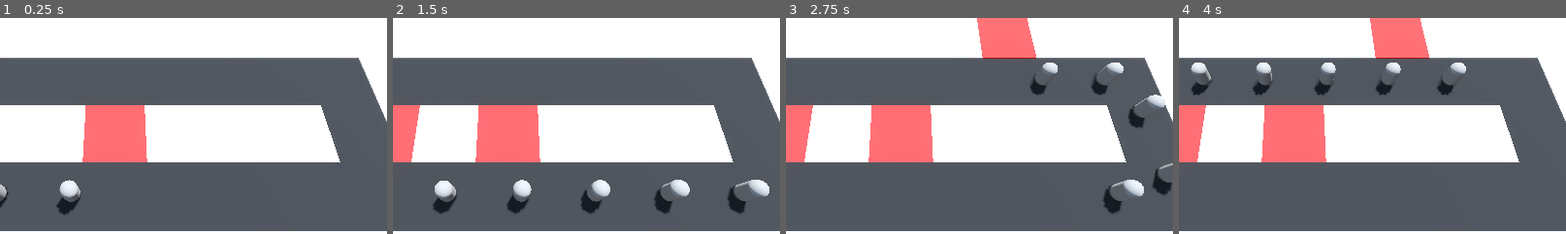
Above: before the commit, frames 1-4 (left to right).
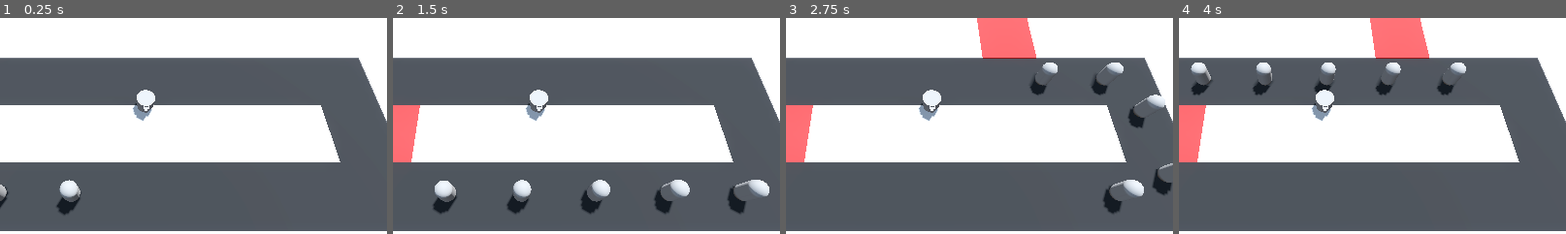
Above: after the commit, the same moments.

Repository: sushant102004/Barbarian-Tower-Defense-Game
Game: Godot game, scene res://Scenes/BaseLevel.tscn
Two runs of this game, one before a commit and one after it. Both use one fixed random seed, a clock stepped at 60 frames per second and the inputs below. The project has no main scene, so this scene is started directly.
Inputs (mouse positions are % of the whole screen's width and height, from its top left):
- Up to frame 1 (0.25 s): no input
- Up to frame 2 (1.5 s): move the mouse to (72, 45) at 0.52 s; press the mouse at (72, 45) at 0.53 s; move the mouse to (30, 55) at 1.27 s; release the mouse at (30, 55) at 1.28 s; click (30, 55) at 1.35 s
- Up to frame 3 (2.75 s): move the mouse to (60, 28) at 2.02 s; press the mouse at (60, 28) at 2.03 s
- Up to frame 4 (4 s): move the mouse to (45, 70) at 2.77 s; release the mouse at (45, 70) at 2.78 s; click (45, 70) at 2.85 s; move the mouse to (80, 65) at 3.52 s; press the mouse at (80, 65) at 3.53 s
The pictures show only the part of the screen within x 35-85%, y 26-76%; the shares and areas given below are measured in that part.

The runs differ from the first frame. In frame 1, 4.6% of the frame differs, in the area x 21-41%, y 33-67%; in frame 2, 4.6%; in frame 3, 4.6%; in frame 4, 4.6%.

Commit message:
added: mouse clicks input & turret tower instantiate

Diff:
--- a/Scenes/BaseLevel.tscn
+++ b/Scenes/BaseLevel.tscn
@@ -1,9 +1,11 @@
-[gd_scene load_steps=10 format=3 uid="uid://mfu7mp73nbk3"]
+[gd_scene load_steps=12 format=3 uid="uid://mfu7mp73nbk3"]
 
 [ext_resource type="PackedScene" uid="uid://c5cggbhjhbeca" path="res://Scenes/ray_picker_camera.tscn" id="1_eqqv8"]
 [ext_resource type="MeshLibrary" uid="uid://cxjnuf1bdu6d1" path="res://MeshLibrary/SpaceLibrary.tres" id="1_flhrr"]
 [ext_resource type="PackedScene" uid="uid://c63bwcchio3ny" path="res://Scenes/enemy.tscn" id="2_hqm3o"]
 [ext_resource type="PackedScene" uid="uid://b3e2wpbf3hhpu" path="res://Scenes/base.tscn" id="3_m1yhr"]
+[ext_resource type="Script" path="res://Scenes/turret_manager.gd" id="5_pc30r"]
+[ext_resource type="PackedScene" uid="uid://bt7ahbg0cgvs5" path="res://Scenes/turret.tscn" id="6_an2dp"]
 
 [sub_resource type="ProceduralSkyMaterial" id="ProceduralSkyMaterial_2n4vu"]
 sky_horizon_color = Color(0.64625, 0.65575, 0.67075, 1)
@@ -81,11 +83,15 @@
 progress = 8.62414
 
 [node name="Enemy4" parent="Path3D" instance=ExtResource("2_hqm3o")]
-transform = Transform3D(0.00239415, 0, -0.999997, 0, 1, 0, 0.999997, 0, 0.00239415, -12.0638, 0, 5.96903)
+transform = Transform3D(0.00239403, 0, -0.999997, 0, 1, 0, 0.999997, 0, 0.00239403, -12.0639, 0, 5.96903)
 progress = 12.9362
 
 [node name="Enemy5" parent="Path3D" instance=ExtResource("2_hqm3o")]
-transform = Transform3D(0.00239403, 0, -0.999997, 0, 1, 0, 0.999997, 0, 0.00239403, -7.75176, 0, 5.9587)
+transform = Transform3D(0.00239415, 0, -0.999997, 0, 1, 0, 0.999997, 0, 0.00239415, -7.75175, 0, 5.9587)
 progress = 17.2483
 
 [node name="Base" parent="." instance=ExtResource("3_m1yhr")]
+
+[node name="TurretManager" type="Node3D" parent="."]
+script = ExtResource("5_pc30r")
+turret = ExtResource("6_an2dp")
--- /dev/null
+++ b/Scenes/TurretManager.gd
@@ -0,0 +1,11 @@
+extends Node3D
+
+
+# Called when the node enters the scene tree for the first time.
+func _ready():
+	pass # Replace with function body.
+
+
+# Called every frame. 'delta' is the elapsed time since the previous frame.
+func _process(delta):
+	pass
--- a/Scenes/ray_picker_camera.gd
+++ b/Scenes/ray_picker_camera.gd
@@ -15,6 +15,7 @@
 	ray_cast_3d.force_raycast_update()
 
 	if ray_cast_3d.is_colliding():
+		Input.set_default_cursor_shape(Input.CURSOR_POINTING_HAND)
 		var collider = ray_cast_3d.get_collider()
 		if collider is GridMap:
 			var collision_point = ray_cast_3d.get_collision_point()
@@ -22,5 +23,8 @@
 
 			# Sometime non base cells are also marked as red. So before setting cell item we are
 			# checking if there is a cell item and it's value is 0. Here 0 means white tile
-			if gridmap.get_cell_item(cell) == 0:
-				gridmap.set_cell_item(cell, 1)
+			if Input.is_action_pressed("click"):
+				if gridmap.get_cell_item(cell) == 0:
+					gridmap.set_cell_item(cell, 1)
+	else:
+		Input.set_default_cursor_shape(Input.CURSOR_ARROW)
--- /dev/null
+++ b/Scenes/turret.tscn
@@ -0,0 +1,33 @@
+[gd_scene load_steps=5 format=3 uid="uid://bt7ahbg0cgvs5"]
+
+[sub_resource type="CylinderMesh" id="CylinderMesh_wdu1c"]
+height = 1.0
+
+[sub_resource type="CylinderMesh" id="CylinderMesh_pqbce"]
+top_radius = 0.6
+bottom_radius = 0.6
+height = 0.6
+
+[sub_resource type="BoxMesh" id="BoxMesh_4bjnm"]
+size = Vector3(0.4, 0.4, 0.4)
+
+[sub_resource type="BoxMesh" id="BoxMesh_i0umt"]
+size = Vector3(0.2, 0.2, 0.2)
+
+[node name="Turret" type="Node3D"]
+
+[node name="TurretBase" type="MeshInstance3D" parent="."]
+transform = Transform3D(1, 0, 0, 0, 1, 0, 0, 0, 1, 0, 0.5, 0)
+mesh = SubResource("CylinderMesh_wdu1c")
+
+[node name="TurretTop" type="MeshInstance3D" parent="TurretBase"]
+transform = Transform3D(1, 0, 0, 0, 1, 0, 0, 0, 1, 0, 0.3, 0)
+mesh = SubResource("CylinderMesh_pqbce")
+
+[node name="FaceOne" type="MeshInstance3D" parent="TurretBase/TurretTop"]
+transform = Transform3D(-4.37114e-08, 0, -1, 0, 1, 0, 1, 0, -4.37114e-08, 0.00020647, -0.00447047, 0.534194)
+mesh = SubResource("BoxMesh_4bjnm")
+
+[node name="MeshInstance3D" type="MeshInstance3D" parent="TurretBase/TurretTop/FaceOne"]
+transform = Transform3D(1, 0, 0, 0, 1, 0, 0, 0, 1, 0.230311, 0, 0)
+mesh = SubResource("BoxMesh_i0umt")
--- /dev/null
+++ b/Scenes/turret_manager.gd
@@ -0,0 +1,7 @@
+extends Node3D
+
+@export var turret : PackedScene
+
+func _ready():
+	var new_turret = turret.instantiate()
+	add_child(new_turret)
--- a/project.godot
+++ b/project.godot
@@ -14,6 +14,14 @@
 config/features=PackedStringArray("4.2", "Forward Plus")
 config/icon="res://icon.svg"
 
+[input]
+
+click={
+"deadzone": 0.5,
+"events": [Object(InputEventMouseButton,"resource_local_to_scene":false,"resource_name":"","device":-1,"window_id":0,"alt_pressed":false,"shift_pressed":false,"ctrl_pressed":false,"meta_pressed":false,"button_mask":1,"position":Vector2(197, 15),"global_position":Vector2(201, 56),"factor":1.0,"button_index":1,"canceled":false,"pressed":true,"double_click":false,"script":null)
+]
+}
+
 [rendering]
 
 textures/vram_compression/import_etc2_astc=true
Not shown: 4 places in MeshLibrary/SpaceLibrary.tres that only renumber resources
